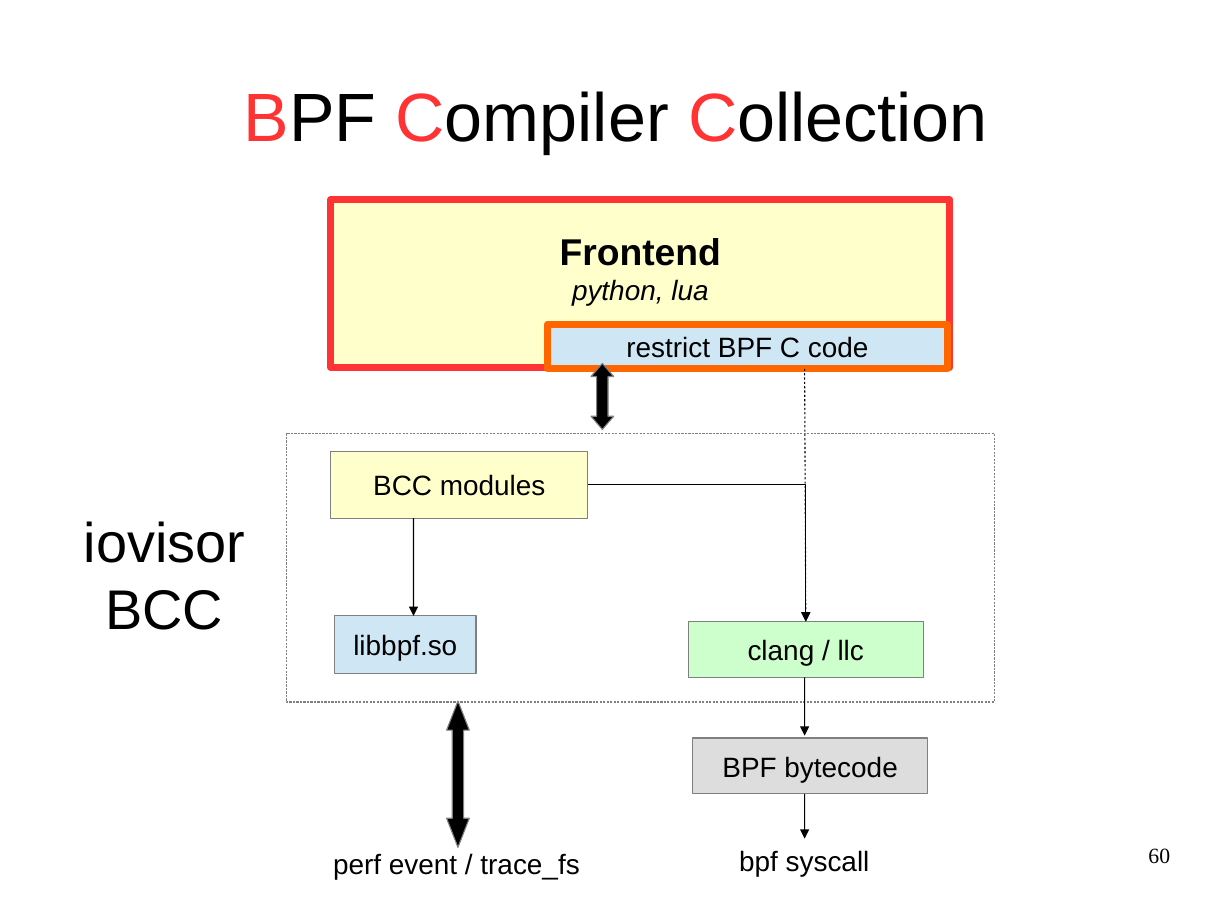
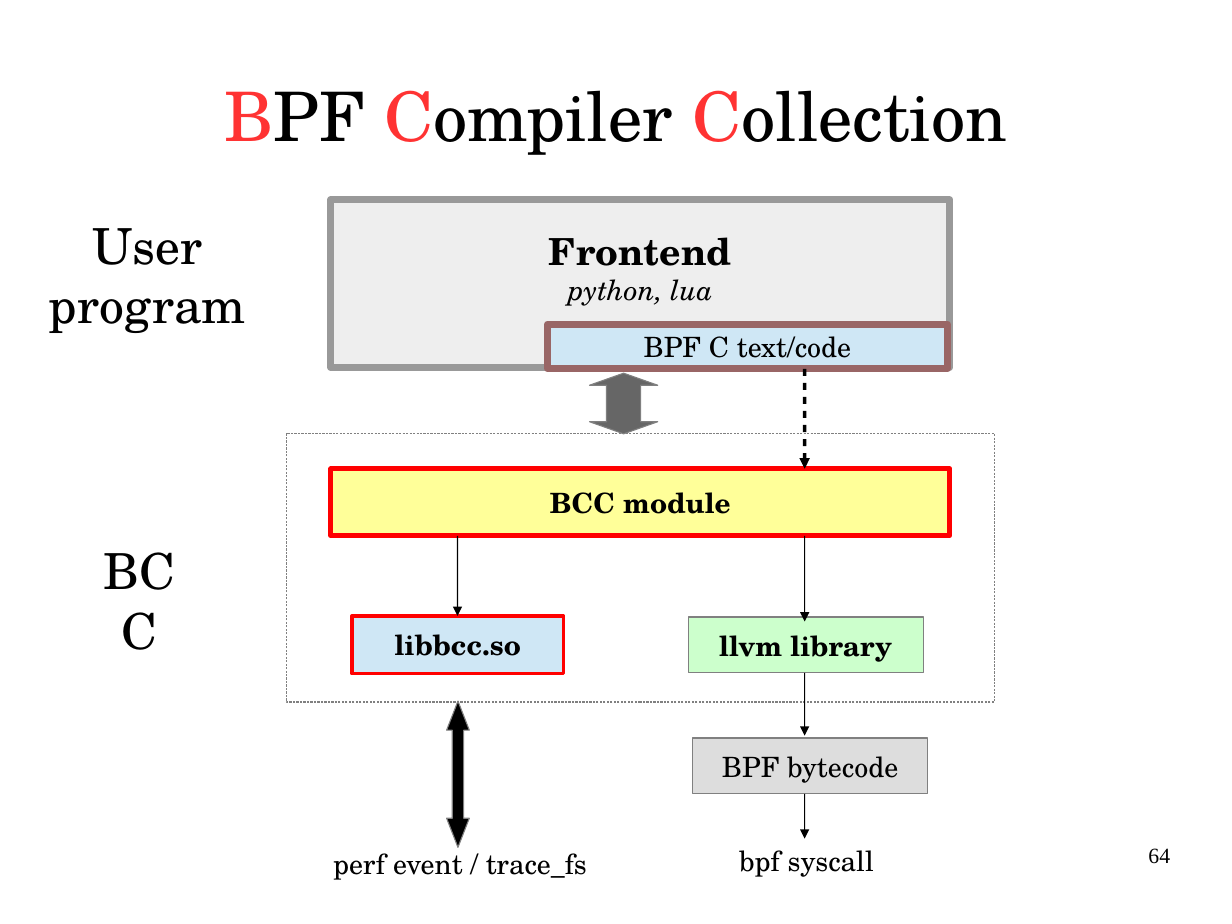
Before and after one commit to vh21/documents, a slide deck: slide 64 of linux/meet-cute-between-ebpf-and-kernel-tracing.odp (slide 60 before the commit). Drawn at 1232x924 pixels with LibreOffice and Linux fonts; fonts in the diff are those of the drawing. Boxes give left, top, right and bottom in pixels: in the first picture for what was removed or moved away, otherwise in the second. Text is boxed around its words. In the diff, an @@ line names an element or a change of style, - is before the commit and + after.

```diff
--- a/linux/meet-cute-between-ebpf-and-kernel-tracing.odp
+++ b/linux/meet-cute-between-ebpf-and-kernel-tracing.odp
@@ rectangle "Frontend" at (x1=331, y1=200, x2=950, y2=368): font Arial to TeX Gyre Schola; fill #FFFFCC to #EEEEEE; outline #FF3333 4.51 pt to #999999 4.51 pt @@
@@ text added at (x1=49, y1=228, x2=246, y2=333), 32 pt, text #000000 @@
+User
+program
@@ rectangle "BPF C text/code" at (x1=548, y1=324, x2=948, y2=369): outline #FF6600 4.51 pt to #996666 4.51 pt @@
@@ text in rectangle at (x1=644, y1=336, x2=851, y2=366): text changed; font Arial to TeX Gyre Schola @@
-restrict BPF C code
+BPF C text/code
@@ up down arrow resized from (x1=591, y1=363, x2=614, y2=429) to (x1=590, y1=373, x2=658, y2=434) @@
@@ up down arrow at (x1=590, y1=373, x2=658, y2=434): fill #000000 to #666666; proportions changed @@
@@ arrow added from (805, 369) to (805, 468), #000000 2.3 pt @@
@@ rectangle "BCC module" resized from (x1=331, y1=452, x2=588, y2=519) to (x1=331, y1=468, x2=950, y2=536) @@
@@ rectangle "BCC module" at (x1=331, y1=468, x2=950, y2=536): fill #FFFFCC to #FFFF99; outline #808080 0.71 pt to #FF0000 3 pt @@
@@ text in rectangle at (x1=550, y1=492, x2=731, y2=514): text changed; font Arial to TeX Gyre Schola; bold on @@
-BCC modules
+BCC module
@@ elbow arrow removed from (588, 485) to (806, 622) @@
@@ text "BCC" moved from (x1=84, y1=521, x2=245, y2=630) to (x1=82, y1=534, x2=198, y2=613) @@
@@ text "BCC" at (x1=82, y1=534, x2=198, y2=613): size 36 to 32 pt, font Arial to TeX Gyre Schola @@
@@ text at (x1=84, y1=521, x2=245, y2=563): paragraph removed @@
-iovisor
@@ arrow moved from (414, 519) - (414, 616) to (457, 536) - (457, 616) @@
@@ arrow moved from (805, 369) - (806, 622) to (805, 536) - (805, 622) @@
@@ rectangle "libbcc.so" resized from (x1=334, y1=616, x2=476, y2=674) to (x1=352, y1=616, x2=563, y2=674) @@
@@ rectangle "libbcc.so" at (x1=352, y1=616, x2=563, y2=674): outline #808080 0.71 pt to #FF0000 2.3 pt @@
@@ rectangle removed at (x1=689, y1=622, x2=923, y2=677) @@
-clang / llc
@@ rectangle added at (x1=689, y1=617, x2=923, y2=673), fill #CCFFCC, outline #808080 0.71 pt, 18 pt, text #000000, bold @@
+llvm library
@@ text in rectangle at (x1=395, y1=634, x2=521, y2=656): text changed; font Arial to TeX Gyre Schola; bold on @@
-libbpf.so
+libbcc.so
@@ arrow moved from (805, 677) - (805, 736) to (805, 673) - (805, 736) @@
@@ font Arial to TeX Gyre Schola in 4 elements at (x1=225, y1=90, x2=1007, y2=155), (x1=693, y1=738, x2=928, y2=794), (x1=333, y1=846, x2=587, y2=880), (x1=739, y1=850, x2=874, y2=877) @@
@@ page number at (x1=1148, y1=848, x2=1170, y2=864): text changed @@
-60
+64
```
Also in this commit, not shown: 65 other slides changed, 7 slides added, 2 slides removed, 3 other files.
